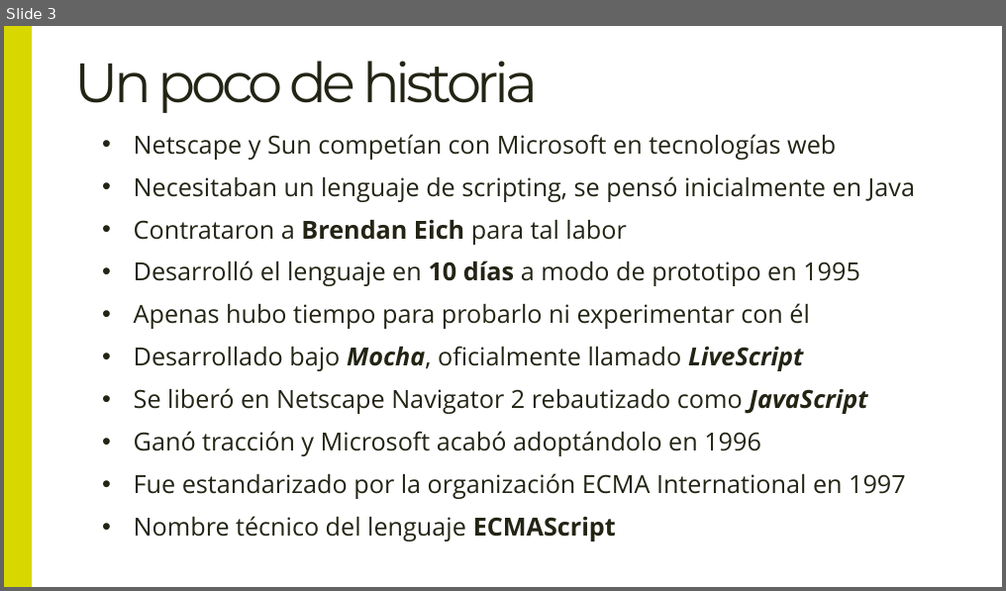
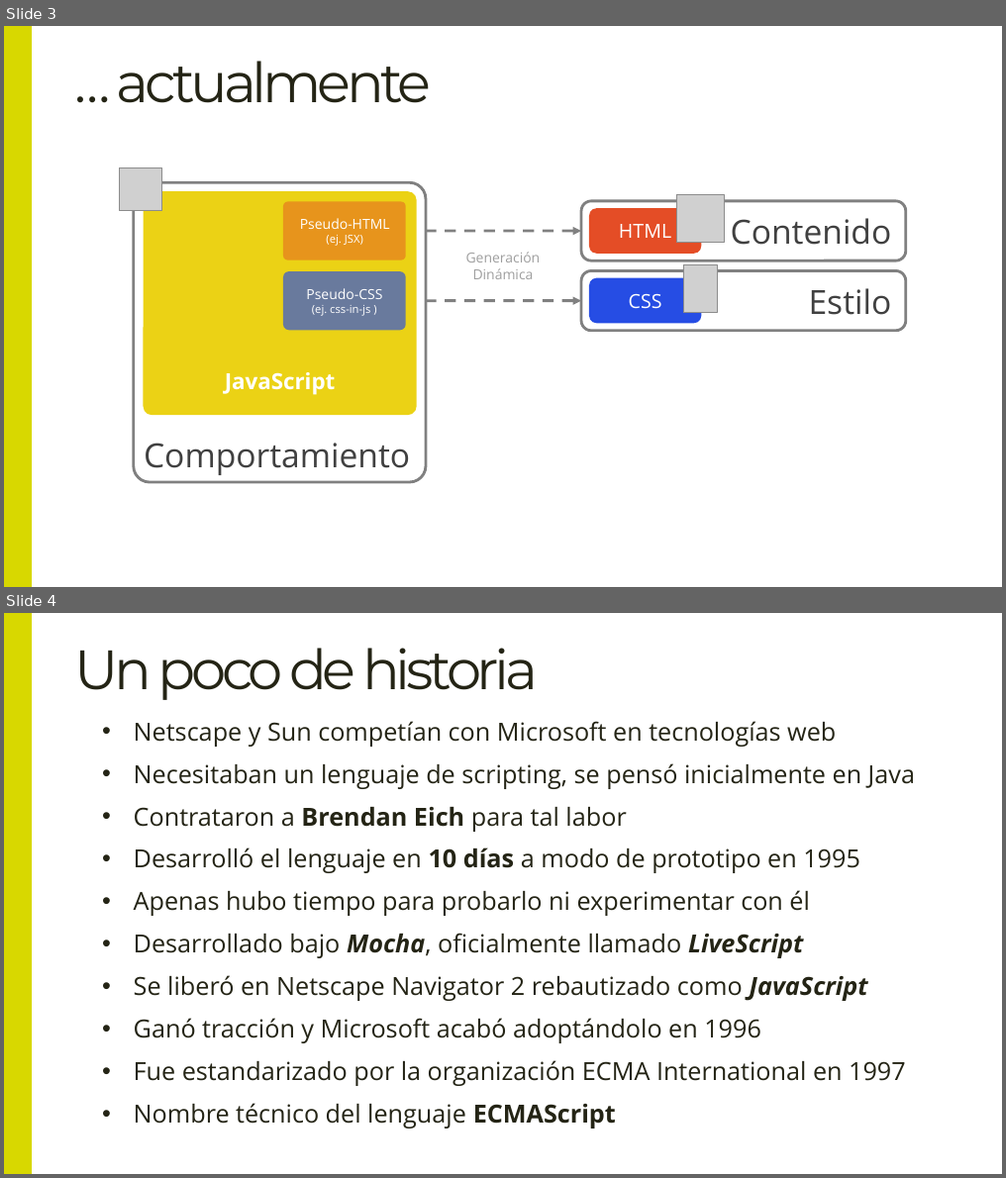
Before and after one commit to Lemoncode/master-frontend-lemoncode, a slide deck: 02-languages/01-teoria/01 Introducción a Javascript.pptx. Shown one above the other, each under a label of ours: slide 3 before the commit, slides 3 and 4 after it. The pictures are 1006x591 and 1006x1178 pixels, drawn with LibreOffice and Linux fonts; fonts in the diff are those of the drawing; grey boxes stand for pictures. Boxes give left, top, right and bottom in pixels: in the first picture for what was removed or moved away, otherwise in the second. Text is boxed around its words. In the diff, an @@ line names an element or a change of style, - is before the commit and + after.

```diff
--- a/02-languages/01-teoria/01 Introducción a Javascript.pptx
+++ b/02-languages/01-teoria/01 Introducción a Javascript.pptx
@@ slide 3 added at bbox=[4, 26, 1002, 587], background #FFFFFF @@
@@ rectangle added at bbox=[4, 26, 32, 586], fill #D8D800 @@
@@ title added at bbox=[117, 61, 432, 103], 40 pt, text #242415 @@
+… actualmente
@@ group added at bbox=[581, 194, 905, 262]: 2 rounded rectangles, 2 texts, 1 picture @@
+Contenido
+HTML
@@ arrow added from (406, 231) to (581, 231), #808080 2 pt dashed @@
@@ text added at bbox=[466, 252, 541, 279], 10 pt, text #404040 at 50% opacity @@
+Generación
+Dinámica
@@ group added at bbox=[119, 168, 905, 482]: 6 rounded rectangles, 5 texts, 2 pictures @@
+Comportamiento
+JavaScript
+Pseudo-HTML
+(ej. JSX)
+Pseudo-CSS
+(ej. css-in-js )
+Estilo
+CSS
@@ arrow added from (406, 300) to (581, 300), #808080 2 pt dashed @@
@@ what was slide 3 is now slide 4 @@
```
Also in this commit, not shown: 3 slides changed, 1 other slide added.
